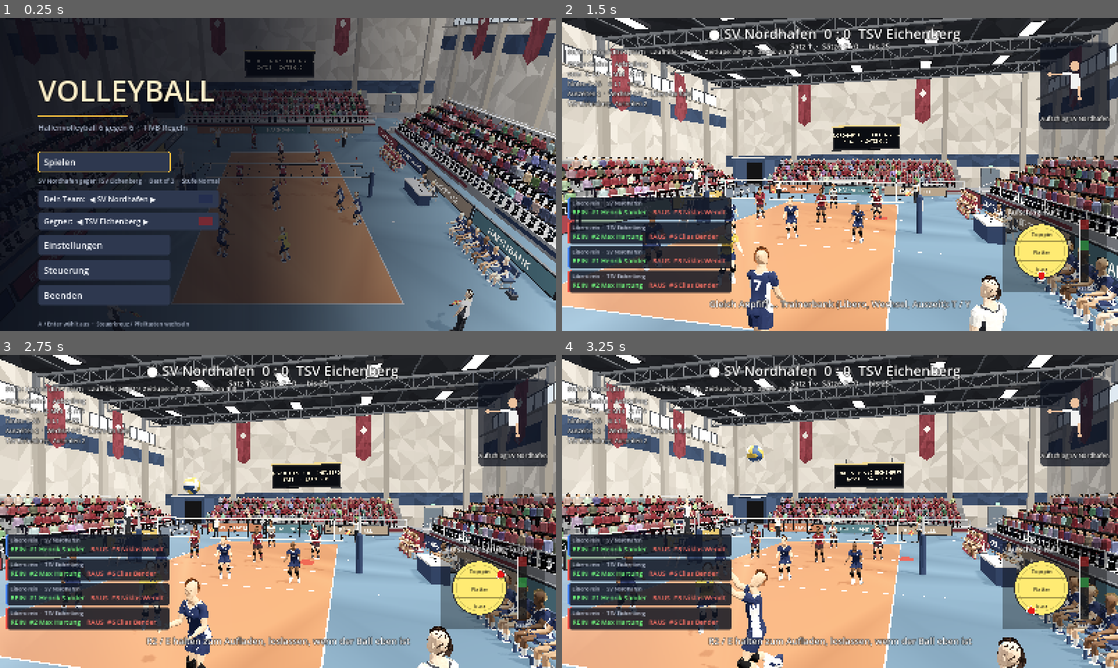
Above: before the commit, frames 1-4 (two rows, left to right).
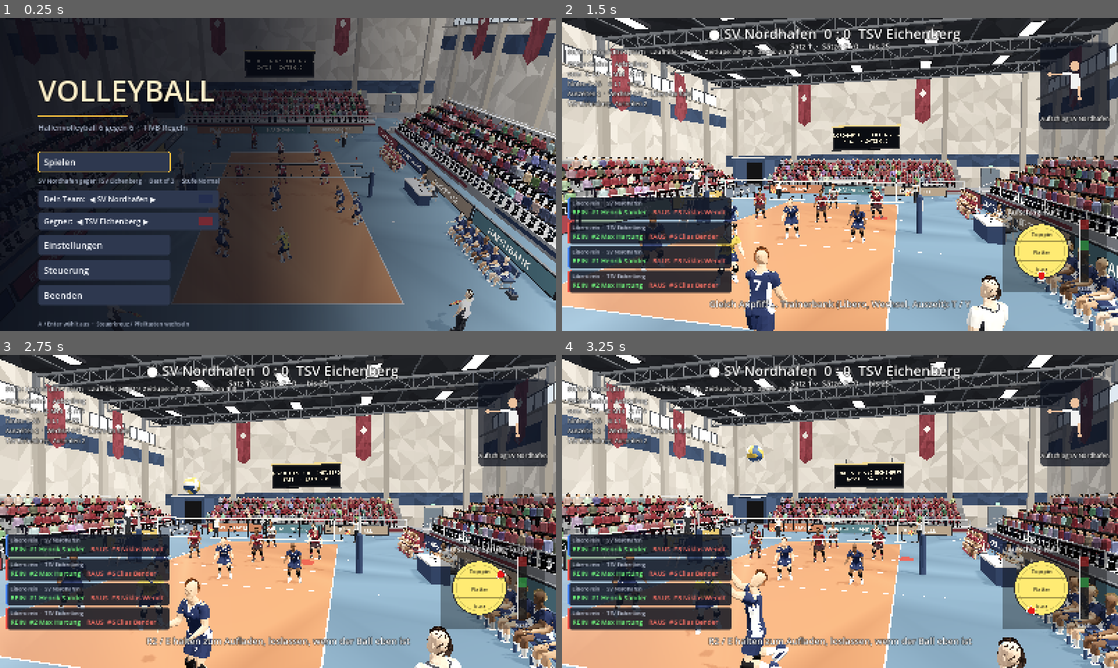
Above: after the commit, the same moments.

Repository: MattrixDev/volleyball_game
Game: Godot game, scene res://scenes/main.tscn
The game is run twice, just before and just after one commit, with the same random seed, the same clock (stepped at 60 frames per second) and the same inputs.
Inputs (mouse positions are in pixels of both pictures, inside the frame that each line leads up to):
- Up to frame 1 (0.25 s): no input
- Up to frame 2 (1.5 s): tap Enter at 0.5 s; move the mouse to (962, 158) at 0.52 s; hold D (move_right) 0.53-1.28 s; tap Space (bump) at 0.6 s; click (962, 158) at 0.67 s; move the mouse to (728, 190) at 1.27 s; hold S (move_down) from 1.28 s (still down); tap K (aim_down) at 1.35 s
- Up to frame 3 (2.75 s): tap Space (bump) at 1.55, 2.3 s; move the mouse to (333, 442) at 2.02 s; release S (move_down) at 2.03 s; hold D (move_right) from 2.03 s (still down); tap J (aim_left) at 2.1 s
- Up to frame 4 (3.25 s): move the mouse to (812, 574) at 2.77 s; release D (move_right) at 2.78 s; hold W (move_up) from 2.78 s (still down); tap L (aim_right) at 2.85 s; click (812, 574) at 2.92 s; tap Space (bump) at 3.05 s

The runs differ from the first frame. In frame 1, 0.9% of the frame differs, in the area x 19-92%, y 36-100%; in frame 2, 2.0%; in frame 3, 2.0%; in frame 4, 2.2%, in the area x 9-100%, y 45-100%.

Commit message:
Figur athletischer (breite Brust, kräftige Arme und Beine) und Animationen für Baggern, Pritschen, Angriff, Block überarbeitet
Co-Authored-By: Claude Sonnet 5.5 <noreply@anthropic.com>
Claude-Session: https://claude.ai/code/session_01FhcQXzee4yEnRNHTAKqxqA

Diff:
--- a/assets/models/player_markers.json
+++ b/assets/models/player_markers.json
@@ -4,12 +4,12 @@
   "pos": [
    0.0,
    1.33,
-   -0.141
+   -0.1473
   ],
   "normal": [
-   0.0568,
-   -0.2038,
-   -0.9774
+   0.0539,
+   -0.2133,
+   -0.9755
   ]
  },
  "num_back": {
@@ -20,9 +20,9 @@
    0.1032
   ],
   "normal": [
-   0.061,
+   0.0539,
    -0.0595,
-   0.9964
+   0.9968
   ]
  },
  "num_shorts": {
@@ -30,12 +30,12 @@
   "pos": [
    -0.11,
    0.79,
-   -0.1298
+   -0.1467
   ],
   "normal": [
-   -0.2984,
-   0.0179,
-   -0.9543
+   -0.2972,
+   -0.0201,
+   -0.9546
   ]
  }
 }
--- a/scripts/player.gd
+++ b/scripts/player.gd
@@ -254,11 +254,12 @@
 	p["wr_" + sd] = Vector3(wrist, 0.0, 0.0)
 
 
-func _leg(p: Dictionary, sd: String, thigh: float, knee: float, spread := 0.0) -> void:
+func _leg(p: Dictionary, sd: String, thigh: float, knee: float, spread := 0.0, point := 0.0) -> void:
 	var s := -1.0 if sd == "l" else 1.0
 	p["hip_" + sd] = Vector3(thigh, 0.0, spread * s)
 	p["kn_" + sd] = Vector3(-knee, 0.0, 0.0)
-	p["an_" + sd] = Vector3(-(thigh - knee), 0.0, 0.0)
+	# point = Fuss strecken (Zehen nach unten), z. B. in der Luft
+	p["an_" + sd] = Vector3(-(thigh - knee) - point, 0.0, 0.0)
 
 
 func _p_idle() -> Dictionary:
@@ -274,13 +275,13 @@
 func _p_ready() -> Dictionary:
 	# Leichtes Wippen und Gewicht verlagern, damit niemand wie eingefroren dasteht.
 	var t := now * 3.2 + number * 1.7
-	var bob := sin(t) * 0.07
-	var shift := sin(t * 0.37) * 0.05
-	var p := {"hips": Vector3(-0.15, 0, shift), "chest": Vector3(-0.3, 0, -shift * 0.6), "head": Vector3(0.35, 0, 0)}
-	_arm(p, "l", 0.65 + bob, 0.2, 0.9 + bob)
-	_arm(p, "r", 0.65 + bob, 0.2, 0.9 + bob)
-	_leg(p, "l", 0.6 + bob, 1.0 + bob * 1.8, 0.12)
-	_leg(p, "r", 0.6 + bob, 1.0 + bob * 1.8, 0.12)
+	var bob := sin(t) * 0.05
+	var shift := sin(t * 0.37) * 0.04
+	var p := {"hips": Vector3(-0.2, 0, shift), "chest": Vector3(-0.34, 0, -shift * 0.6), "head": Vector3(0.4, 0, 0)}
+	_arm(p, "l", 0.55 + bob, 0.28, 0.75 + bob)
+	_arm(p, "r", 0.55 + bob, 0.28, 0.75 + bob)
+	_leg(p, "l", 0.7 + bob, 1.1 + bob * 1.8, 0.2)
+	_leg(p, "r", 0.7 + bob, 1.1 + bob * 1.8, 0.2)
 	return p
 
 
@@ -306,21 +307,35 @@
 	return p
 
 
-func _p_bump() -> Dictionary:
-	var p := {"hips": Vector3(-0.25, 0, 0), "chest": Vector3(-0.35, 0, 0), "head": Vector3(0.45, 0, 0)}
-	_arm(p, "l", 1.0, -0.22, 0.0, 0.0)
-	_arm(p, "r", 1.0, -0.22, 0.0, 0.0)
-	_leg(p, "l", 0.8, 1.25, 0.15)
-	_leg(p, "r", 0.8, 1.25, 0.15)
-	return p
-
-
-func _p_set() -> Dictionary:
-	var p := {"chest": Vector3(0.05, 0, 0), "head": Vector3(0.55, 0, 0)}
-	_arm(p, "l", 2.5, 0.45, 1.5, -0.4)
-	_arm(p, "r", 2.5, 0.45, 1.5, -0.4)
-	_leg(p, "l", 0.35, 0.55, 0.1)
-	_leg(p, "r", 0.35, 0.55, 0.1)
+## Baggern: tief in die Knie, Arme gestreckt und zusammen, Schwung kommt aus den Beinen.
+## rel = Zeit relativ zum Ballkontakt: davor abtauchen, danach Beine strecken und Plattform heben.
+func _p_bump(rel := 0.0) -> Dictionary:
+	var dip := 1.0 - smoothstep(-0.3, 0.0, rel)
+	var drive := smoothstep(0.0, 0.25, rel)
+	var p := {"hips": Vector3(-0.3 + 0.12 * drive, 0, 0), "chest": Vector3(-0.42 + 0.2 * drive, 0, 0), "head": Vector3(0.5 - 0.2 * drive, 0, 0)}
+	var arm_fwd := lerpf(0.85, 1.2, 1.0 - dip) + 0.45 * drive
+	_arm(p, "l", arm_fwd, -0.3, 0.0, 0.0)
+	_arm(p, "r", arm_fwd, -0.3, 0.0, 0.0)
+	var th := lerpf(0.95, 0.8, drive) + 0.15 * dip
+	var kn := lerpf(1.45, 0.8, drive) + 0.15 * dip - 0.15
+	_leg(p, "l", th, kn, 0.2)
+	_leg(p, "r", th - 0.1, kn - 0.1, 0.2)
+	return p
+
+
+## Pritschen: Haende ueber der Stirn, Ellbogen aussen, Beine und Arme strecken durch den Ball.
+func _p_set(rel := 0.0) -> Dictionary:
+	var load := 1.0 - smoothstep(-0.25, 0.0, rel)
+	var ext := smoothstep(0.0, 0.2, rel)
+	var p := {"hips": Vector3(-0.1 * load, 0, 0), "chest": Vector3(-0.05 + 0.12 * ext, 0, 0), "head": Vector3(0.55 - 0.15 * ext, 0, 0)}
+	var up := lerpf(2.45, 2.85, ext)
+	var elbow := lerpf(1.55, 0.35, ext)
+	_arm(p, "l", up, 0.55 - 0.25 * ext, elbow, -0.45)
+	_arm(p, "r", up, 0.55 - 0.25 * ext, elbow, -0.45)
+	var th := lerpf(0.6, 0.15, ext)
+	var kn := lerpf(0.95, 0.2, ext)
+	_leg(p, "l", th, kn, 0.18)
+	_leg(p, "r", th - 0.1, kn, 0.18)
 	return p
 
 
@@ -340,8 +355,9 @@
 	_arm(p, "r", lerpf(sh_up, 0.55, swing) + follow * 0.1, lerpf(0.25, 0.55, arch), lerpf(lerpf(0.3, 2.1, cock), 0.15, swing), 0.3 * swing)
 	# Gegenarm zeigt zum Ball, zieht beim Schlag nach unten zum Koerper
 	_arm(p, "l", lerpf(2.6, 0.7, swing), 0.12, lerpf(0.25, 1.0, swing))
-	_leg(p, "l", lerpf(0.35, 0.65, swing), lerpf(1.2, 0.7, swing), 0.1)
-	_leg(p, "r", lerpf(0.0, 0.55, swing), lerpf(1.25, 0.6, swing), 0.1)
+	# Beine: beim Ausholen Fersen nach hinten zum Gesaess, beim Schlag nach vorn klappen (Hohlkreuz-Schnapp)
+	_leg(p, "l", lerpf(0.25, 0.75, swing), lerpf(1.55, 0.8, swing), 0.14, 0.9)
+	_leg(p, "r", lerpf(-0.05, 0.6, swing), lerpf(1.7, 0.7, swing), 0.14, 0.9)
 	return p
 
 
@@ -359,12 +375,12 @@
 	# Haende seitlich verschieben: Welt-z in die lokale Seitenrichtung umrechnen.
 	var local_shift := -side * hand_shift
 	var fwd := 3.05 - hand_reach * 1.2
-	var p := {"chest": Vector3(-0.05, 0, local_shift * 0.25), "head": Vector3(0.25, 0, 0)}
-	_arm(p, "l", fwd, 0.14 - local_shift * 0.5, 0.05, -0.3)
-	_arm(p, "r", fwd, 0.14 + local_shift * 0.5, 0.05, -0.3)
+	var p := {"hips": Vector3(-0.1 if airborne else 0.0, 0, 0), "chest": Vector3(-0.25 if airborne else -0.05, 0, local_shift * 0.25), "head": Vector3(0.45 if airborne else 0.25, 0, 0)}
+	_arm(p, "l", fwd, 0.1 - local_shift * 0.5, 0.05, -0.35)
+	_arm(p, "r", fwd, 0.1 + local_shift * 0.5, 0.05, -0.35)
 	if airborne:
-		_leg(p, "l", 0.15, 0.3, 0.1)
-		_leg(p, "r", 0.15, 0.3, 0.1)
+		_leg(p, "l", 0.2, 0.35, 0.08, 0.9)
+		_leg(p, "r", 0.1, 0.3, 0.08, 0.9)
 	else:
 		_arm(p, "l", 2.3, 0.25, 1.3, -0.3)
 		_arm(p, "r", 2.3, 0.25, 1.3, -0.3)
@@ -464,7 +480,7 @@
 		base = _mix(base, _p_land(), sin(land * PI * 0.5) * 0.8)
 		_stiff = 30.0
 	if anim_kind in ["pass", "dig", "set", "free"] and rel > -0.7 and rel < 0.5:
-		var tech := _p_set() if anim_tech == "over" else _p_bump()
+		var tech := _p_set(rel) if anim_tech == "over" else _p_bump(rel)
 		var w := smoothstep(-0.7, -0.3, rel) * (1.0 - smoothstep(0.2, 0.5, rel))
 		base = _mix(base, tech, w)
 		_stiff = 26.0
--- a/tools/anim_strip.gd
+++ b/tools/anim_strip.gd
@@ -50,6 +50,15 @@
 					var air_t := t - 0.25
 					pl.airborne = air_t > 0.0 and air_t < 0.8
 					pl.jump_h = maxf(0.0, 3.96 * air_t - 4.905 * air_t * air_t) if pl.airborne else 0.0
+				"bump", "set":
+					pl.anim_kind = "pass" if kind == "bump" else "set"
+					pl.anim_tech = "under" if kind == "bump" else "over"
+					pl.anim_t = 0.7
+				"block":
+					pl.block_pose = t > 0.2
+					var air_t := t - 0.3
+					pl.airborne = air_t > 0.0 and air_t < 0.6
+					pl.jump_h = maxf(0.0, 3.4 * air_t - 4.905 * air_t * air_t) if pl.airborne else 0.0
 				"run":
 					pl.position.x -= 5.0 * dt
 				"shuffle":
@@ -68,9 +77,9 @@
 		figs.append(pl.fig)
 	var cam := Camera3D.new()
 	root3.add_child(cam)
-	var cp := Vector3(0.0, 1.4, 10.5)
+	var cp := Vector3(0.0, 1.3, 9.0)
 	cam.transform = Transform3D(Basis.looking_at(Vector3(0, 1.2, 0) - cp), cp)
-	cam.fov = 50
+	cam.fov = 40
 
 func _process(_delta: float) -> bool:
 	frames += 1
Binary file changed: assets/models/player.glb
Not shown, changed: tools/blender/build_player.py
